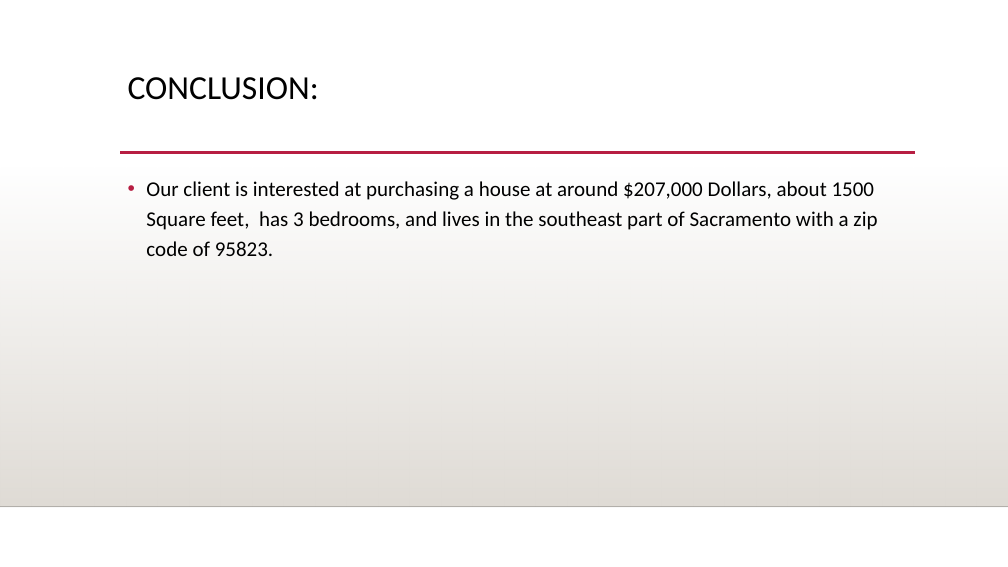
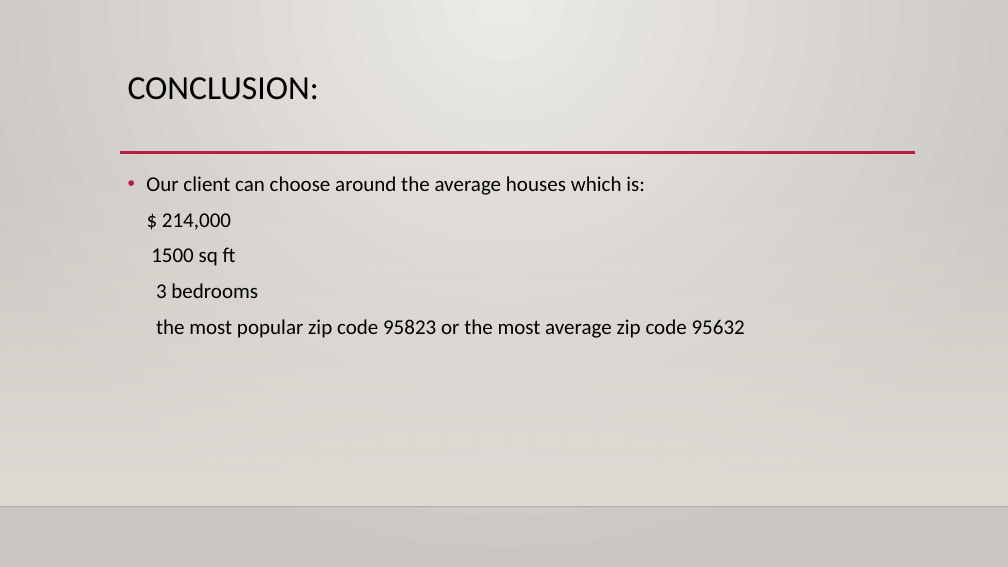
Before and after one commit to scavazos4/Project_One, a slide deck: slide 12 of Sacramento Real Estate.pptx. Drawn at 1008x567 pixels with LibreOffice and Linux fonts; fonts in the diff are those of the drawing; background and template pictures are left out. Boxes give left, top, right and bottom in pixels: in the first picture for what was removed or moved away, otherwise in the second. Text is boxed around its words. In the diff, an @@ line names an element or a change of style, - is before the commit and + after.

```diff
--- a/Sacramento Real Estate.pptx
+++ b/Sacramento Real Estate.pptx
@@ background picture (left out) to gradient #ECEAE7 to #CAC7C1 @@
@@ text at bbox=[146, 176, 745, 338]: text changed @@
-• Our client is interested at purchasing a house at around $207,000 Dollars, about 1500 Square feet, has 3 bedrooms, and lives in the southeast part of Sacramento with a zip code of 95823.
+• Our client can choose around the average houses which is:
+$ 214,000
+1500 sq ft
+3 bedrooms
+the most popular zip code 95823 or the most average zip code 95632
```
Also in this commit, not shown: 6 other slides changed, 2 slides added, 3 slides removed, 2 other files.
